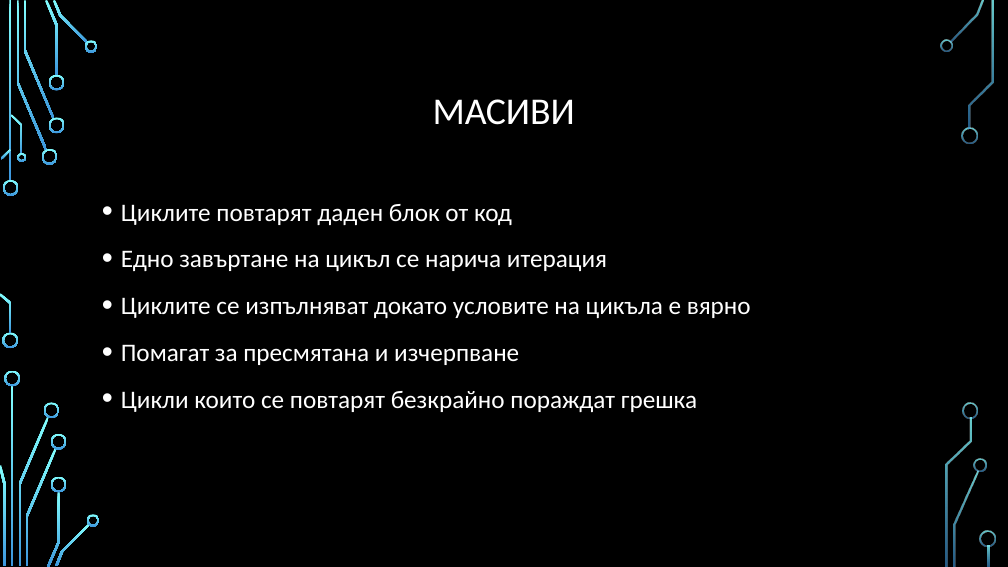
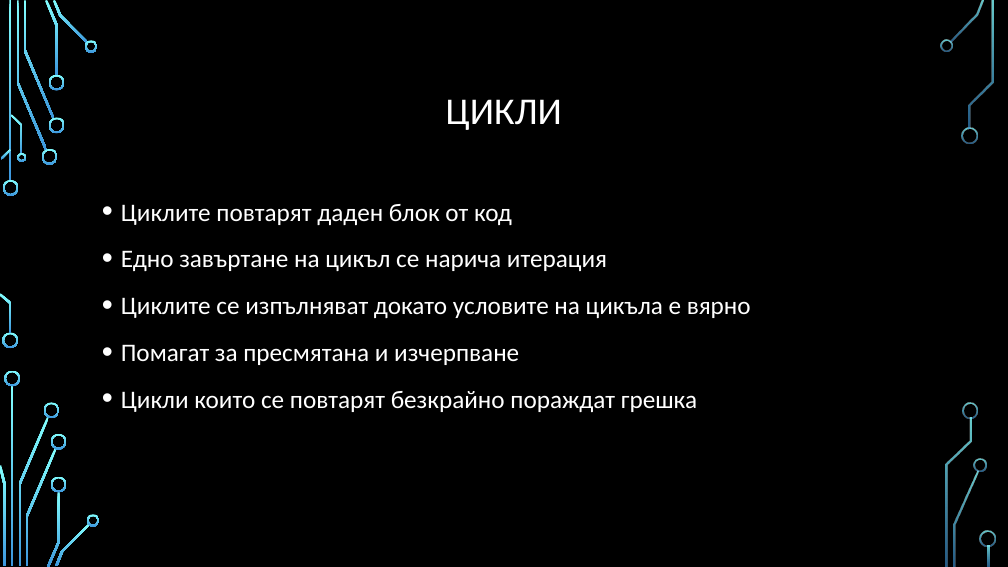
Before and after one commit to Bilyukov/java-course, a slide deck: slide 2 of 03.loops-and-arrays.pptx. Drawn at 1008x567 pixels with LibreOffice and Linux fonts; fonts in the diff are those of the drawing; background and template pictures are left out. Boxes give left, top, right and bottom in pixels: in the first picture for what was removed or moved away, otherwise in the second. Text is boxed around its words. In the diff, an @@ line names an element or a change of style, - is before the commit and + after.

Commit message:
Fixed typo

```diff
--- a/03.loops-and-arrays.pptx
+++ b/03.loops-and-arrays.pptx
@@ title at (446, 99, 562, 130): text changed @@
-МАСИВИ
+ЦИКЛИ
```
